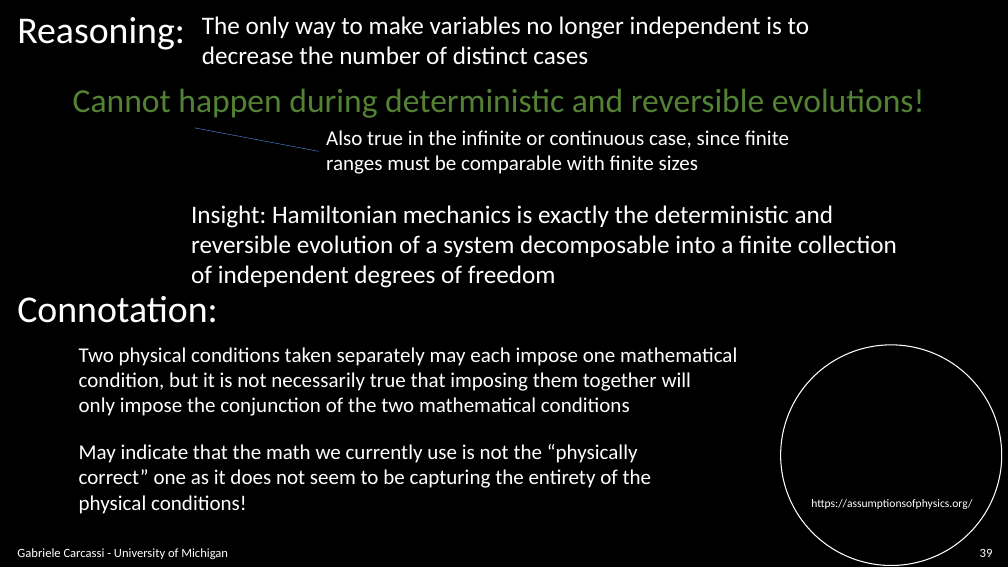
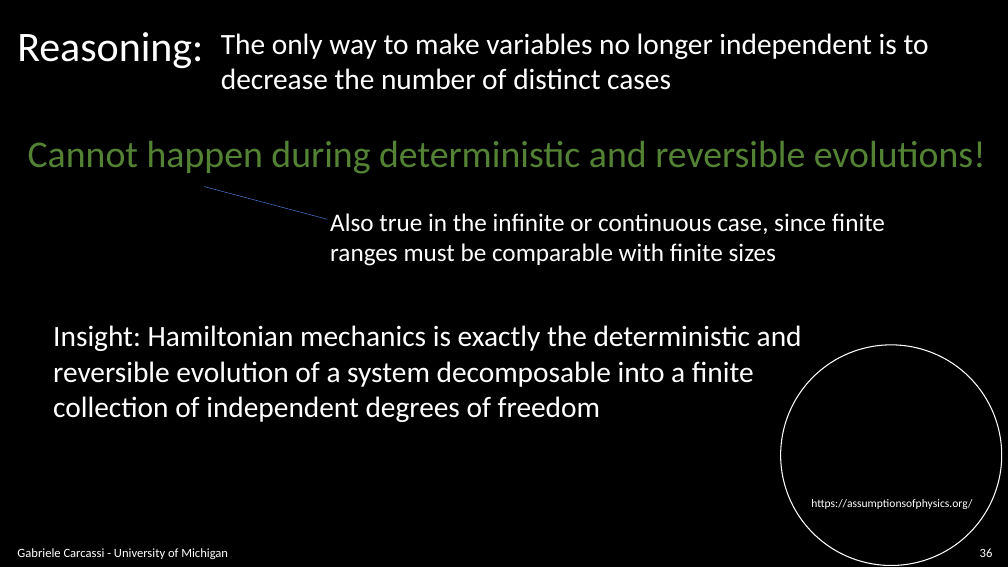
Before and after one commit to assumptionsofphysics/slides, a slide deck: slide 36 of BookCompanions-v2/RP-Class-4.pptx (slide 39 before the commit). Drawn at 1008x567 pixels with LibreOffice and Linux fonts; fonts in the diff are those of the drawing; background and template pictures are left out. Boxes give left, top, right and bottom in pixels: in the first picture for what was removed or moved away, otherwise in the second. Text is boxed around its words. In the diff, an @@ line names an element or a change of style, - is before the commit and + after.

```diff
--- a/BookCompanions-v2/RP-Class-4.pptx
+++ b/BookCompanions-v2/RP-Class-4.pptx
@@ text "Reasoning:": place and size @@
-text "Reasoning:" at (17, 17, 185, 50)
+text "Reasoning:" at (17, 32, 203, 69)
@@ text "Reasoning:" at (17, 32, 203, 69): size 36 to 40 pt @@
@@ text "The only way to make ...": place and size @@
-text "The only way to make ..." at (202, 16, 809, 65)
+text "The only way to make ..." at (221, 33, 929, 90)
@@ text "The only way to make ..." at (221, 33, 929, 90): size 24 to 28 pt @@
@@ text "Cannot happen during deterministic and ...": place and size @@
-text "Cannot happen during deterministic and ..." at (73, 88, 925, 118)
+text "Cannot happen during deterministic and ..." at (28, 141, 986, 174)
@@ text "Cannot happen during deterministic and ..." at (28, 141, 986, 174): size 32 to 36 pt @@
@@ line moved from (319, 151) - (194, 128) to (327, 219) - (204, 187) @@
@@ text "Also true in the infinite ...": place and size @@
-text "Also true in the infinite ..." at (326, 130, 789, 174)
+text "Also true in the infinite ..." at (330, 213, 885, 266)
@@ text "Also true in the infinite ..." at (330, 213, 885, 266): size 20 to 24 pt @@
@@ text removed at (17, 296, 218, 323) @@
-Connotation:
@@ text "Insight: Hamiltonian mechanics is exactly ...": place and size @@
-text "Insight: Hamiltonian mechanics is exactly ..." at (191, 205, 897, 288)
+text "Insight: Hamiltonian mechanics is exactly ..." at (53, 325, 802, 422)
@@ text at (53, 325, 802, 351): size 24 to 28 pt in "Insight: Hamiltonian mechanics is exactly the deterministic ..." @@
@@ text removed at (79, 347, 737, 416) @@
-Two physical conditions taken separately may each impose one mathematical
-condition, but it is not necessarily true that imposing them together will
-only impose the conjunction of the two mathematical conditions
@@ text at (53, 361, 754, 422): text changed; size 24 to 28 pt @@
-reversible evolution of a system decomposable into a finite collection
-of independent degrees of freedom
+reversible evolution of a system decomposable into a finite
+collection of independent degrees of freedom
@@ text removed at (79, 444, 652, 514) @@
-May indicate that the math we currently use is not the “physically
-correct” one as it does not seem to be capturing the entirety of the
-physical conditions!
```
Also in this commit, not shown: 15 other slides changed, 3 slides removed, 1 other file.
